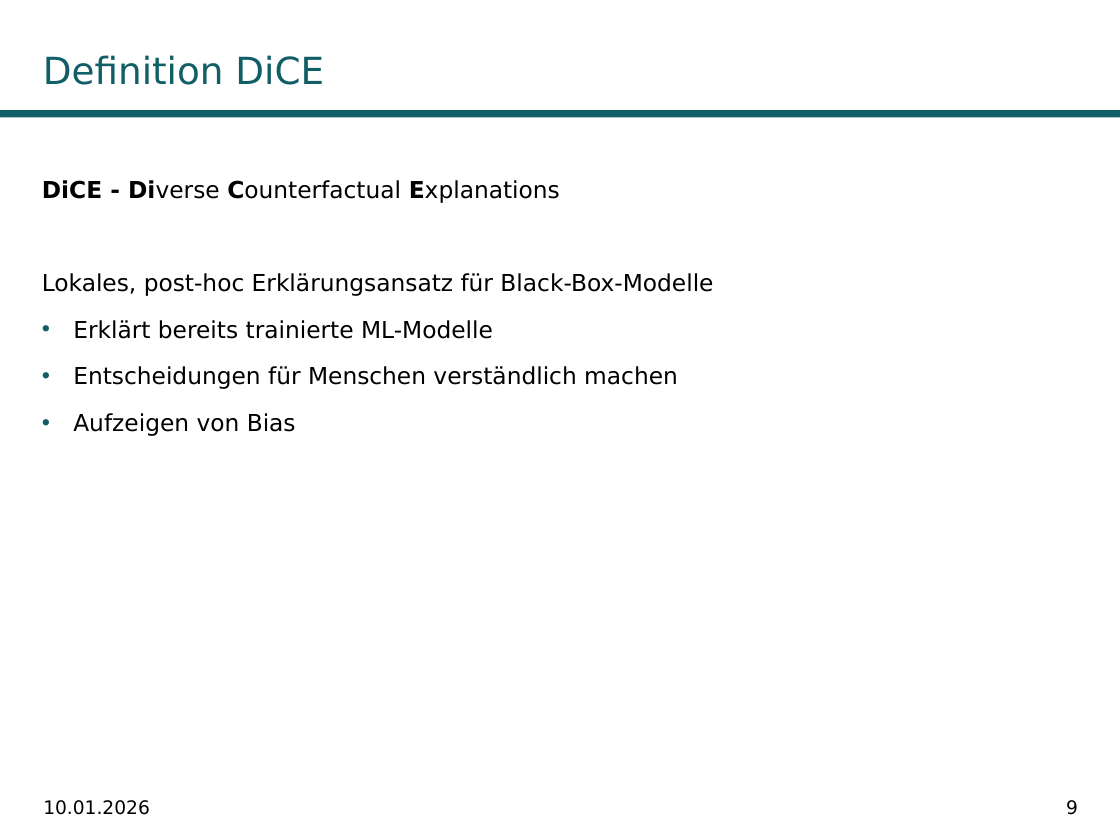
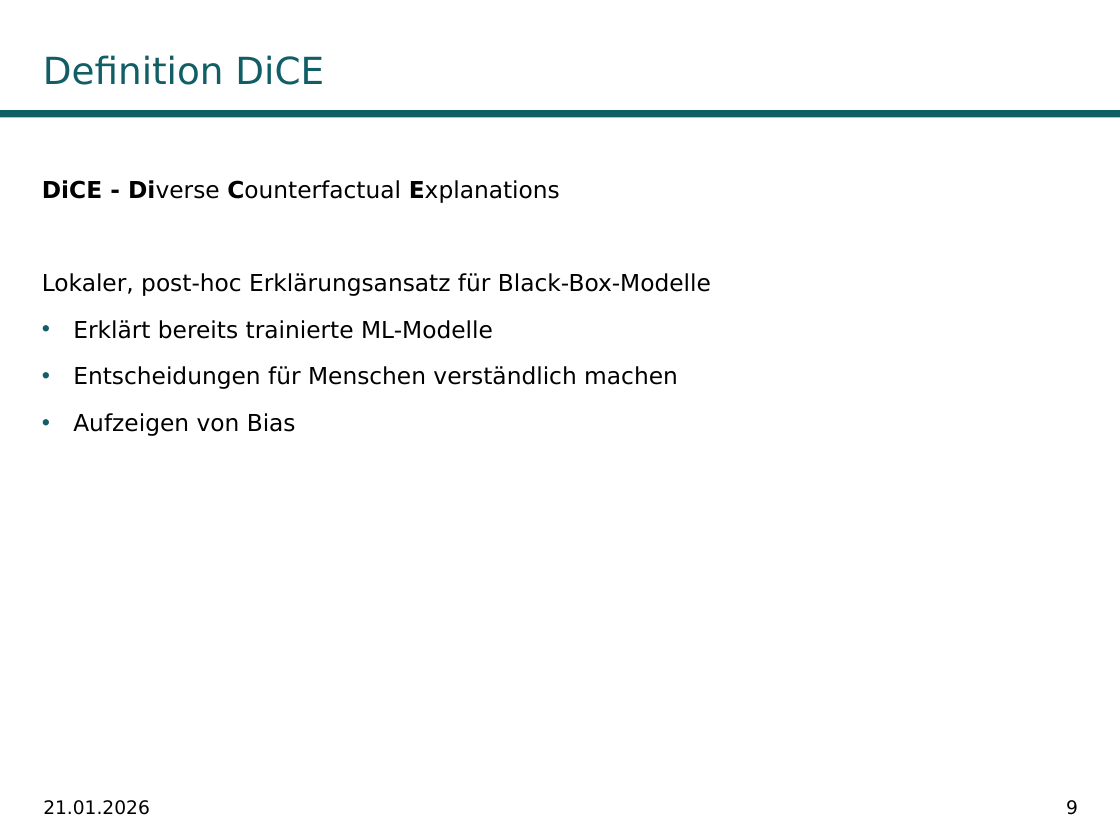
Before and after one commit to fabiw98/Seminar_DICE, a slide deck: slide 9 of Präsentation/DiCE_PowerPoint.potx. Drawn at 1120x840 pixels with LibreOffice and Linux fonts; fonts in the diff are those of the drawing; background and template pictures are left out. Boxes give left, top, right and bottom in pixels: in the first picture for what was removed or moved away, otherwise in the second. Text is boxed around its words. In the diff, an @@ line names an element or a change of style, - is before the commit and + after.

```diff
--- a/Präsentation/DiCE_PowerPoint.potx
+++ b/Präsentation/DiCE_PowerPoint.potx
@@ text at <box>42,273,711,296</box>: text changed @@
-Lokales, post-hoc Erklärungsansatz für Black-Box-Modelle
+Lokaler, post-hoc Erklärungsansatz für Black-Box-Modelle
@@ text at <box>43,800,150,815</box>: text changed @@
-10.01.2026
+21.01.2026
```
Also in this commit, not shown: 30 other slides changed, 8 slides added, 3 slides removed, 18 other files.
